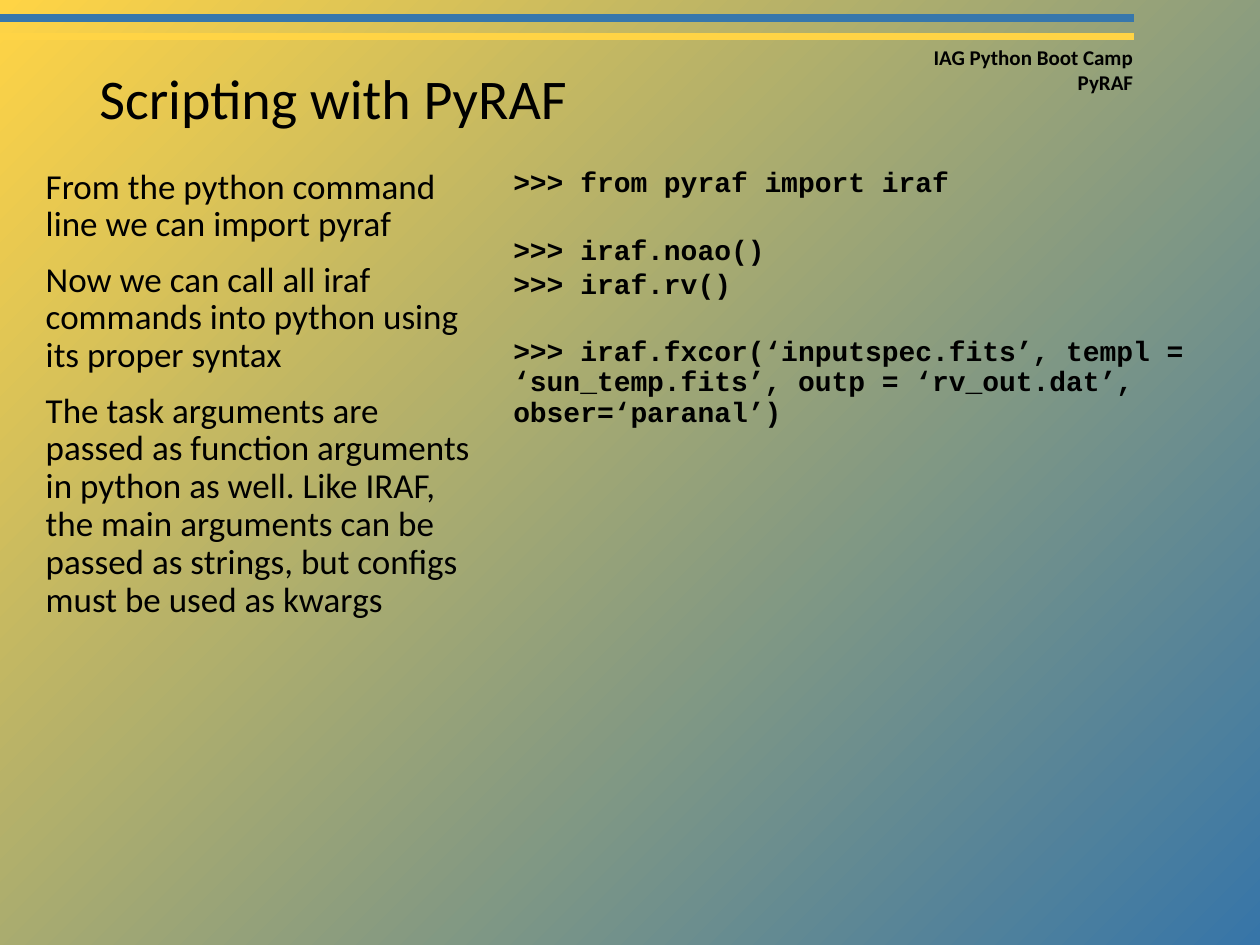
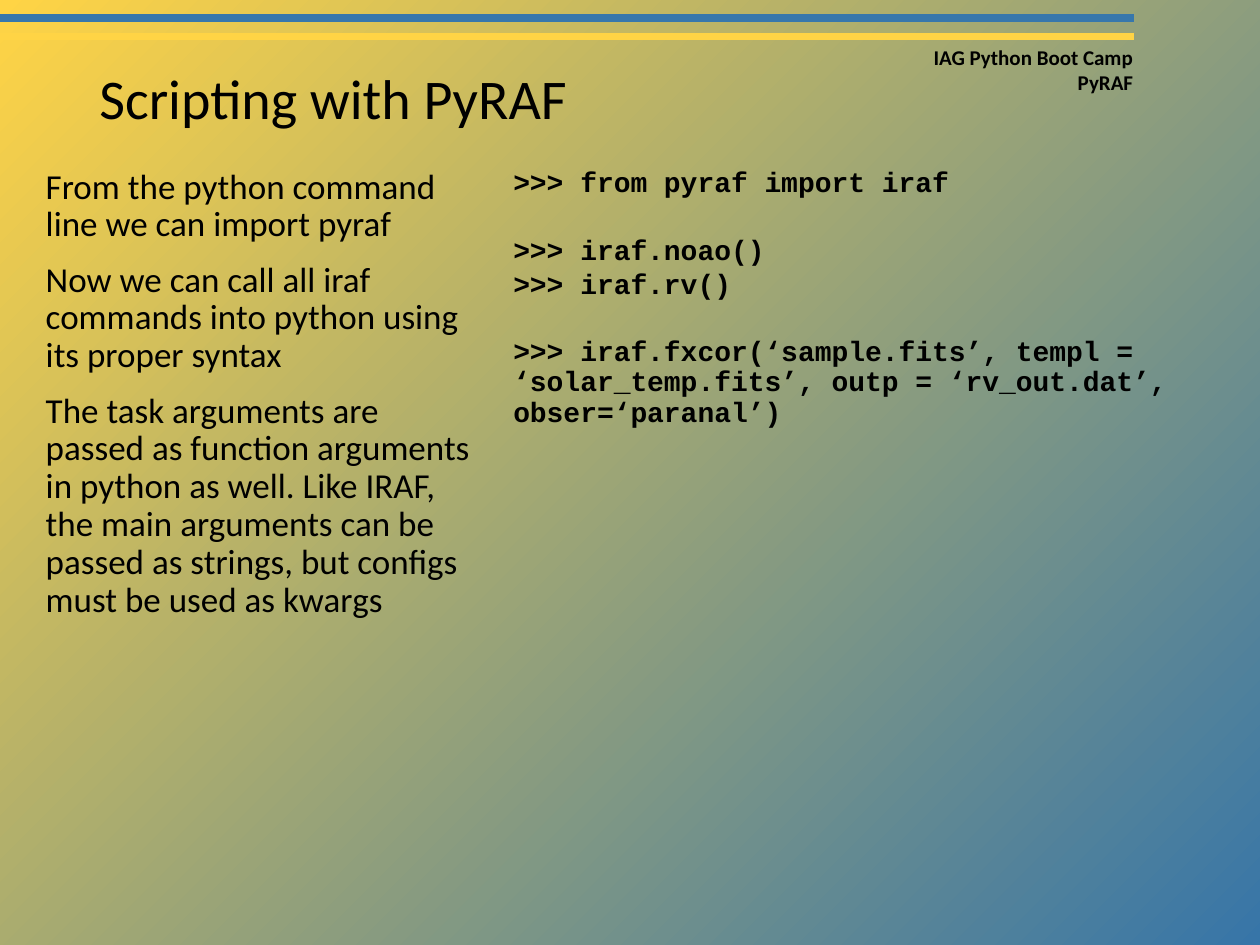
Before and after one commit to PythonBootCampIAG-USP/material2015, a slide deck: slide 5 of Pyraf/Pyraf.pptx. Drawn at 1260x945 pixels with LibreOffice and Linux fonts; fonts in the diff are those of the drawing; background and template pictures are left out. Boxes give left, top, right and bottom in pixels: in the first picture for what was removed or moved away, otherwise in the second. Text is boxed around its words. In the diff, an @@ line names an element or a change of style, - is before the commit and + after.

Commit message:
fits samples fo pyraf

```diff
--- a/Pyraf/Pyraf.pptx
+++ b/Pyraf/Pyraf.pptx
@@ text at [513, 341, 1167, 428]: text changed @@
->>> iraf.fxcor(‘inputspec.fits’, templ = ‘sun_temp.fits’, outp = ‘rv_out.dat’, obser=‘paranal’)
+>>> iraf.fxcor(‘sample.fits’, templ = ‘solar_temp.fits’, outp = ‘rv_out.dat’, obser=‘paranal’)
```
Also in this commit, not shown: 2 other files.
